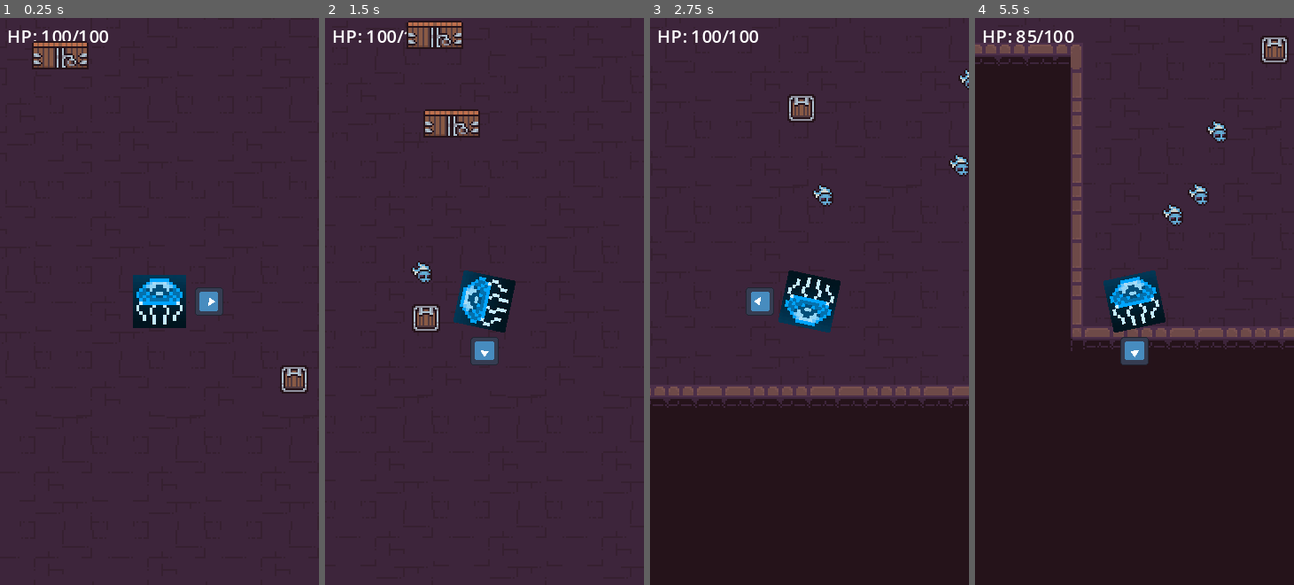
Above: before the commit, frames 1-4 (left to right).
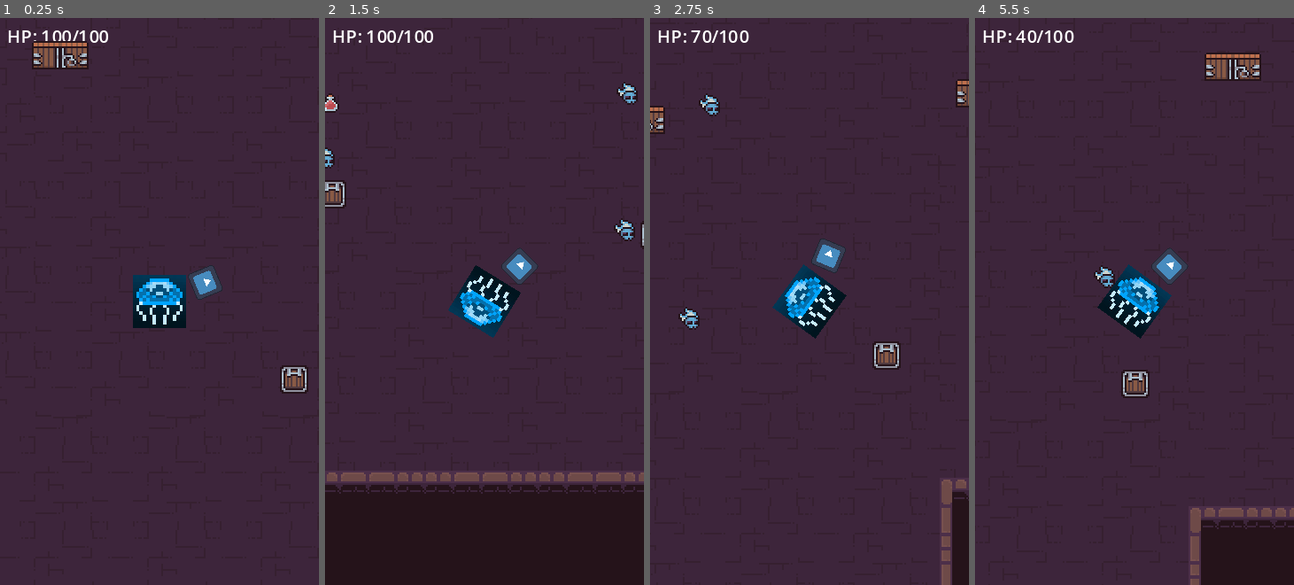
Above: after the commit, the same moments.

Repository: AndresNS/arrow-dash
Game: Godot game, scene res://scenes/game.tscn
Two runs of this game, one before a commit and one after it. Both use one fixed random seed, a clock stepped at 60 frames per second and the inputs below. The engine's default icon, where the game draws it, is replaced by a stand-in: a white triangle on a blue panel in a dark square.
Inputs:
- Up to frame 1 (0.25 s): no input
- Up to frame 2 (1.5 s): tap Enter (ui_accept) at 0.5, 0.77 s
- Up to frame 3 (2.75 s): tap Enter (ui_accept) at 1.52 s
- Up to frame 4 (5.5 s): tap Enter (ui_accept) at 3.02, 3.77, 4.52 s

The runs differ from the first frame. In frame 1, 0.5% of the frame differs, in the area x 58-70%, y 43-53%; in frame 2, 22%; in frame 3, 35%; in frame 4, 57%, in the area x 0-100%, y 2-100%.

Commit message:
Add base pickup and heal pickup

Diff:
--- a/project.godot
+++ b/project.godot
@@ -37,6 +37,7 @@
 2d_physics/layer_1="World"
 2d_physics/layer_2="Player"
 2d_physics/layer_3="Enemy"
+2d_physics/layer_4="Pickups"
 
 [rendering]
 
--- /dev/null
+++ b/scenes/base_pickup.tscn
@@ -0,0 +1,8 @@
+[gd_scene load_steps=2 format=3 uid="uid://ds8xfgcqnucem"]
+
+[ext_resource type="Script" path="res://scripts/base_pickup.gd" id="1_4hdqj"]
+
+[node name="BasePickup" type="Area2D"]
+collision_layer = 0
+collision_mask = 0
+script = ExtResource("1_4hdqj")
--- a/scenes/game.tscn
+++ b/scenes/game.tscn
@@ -6,6 +6,7 @@
 [ext_resource type="PackedScene" uid="uid://uqqocnpsdqml" path="res://scenes/static_obstacle.tscn" id="3_kvxn7"]
 [ext_resource type="PackedScene" uid="uid://c25d0qh53i3x1" path="res://scenes/animated_obstacle.tscn" id="4_lxg88"]
 [ext_resource type="PackedScene" uid="uid://b68m5pjj7hgl7" path="res://scenes/enemy.tscn" id="5_nci23"]
+[ext_resource type="PackedScene" uid="uid://6hab0tsvn3y3" path="res://scenes/heal_pickup.tscn" id="7_4avi2"]
 
 [sub_resource type="TileSetAtlasSource" id="TileSetAtlasSource_e6y4t"]
 texture = ExtResource("2_fxhwg")
@@ -536,4 +537,9 @@
 [node name="Enemy4" parent="Enemies" instance=ExtResource("5_nci23")]
 position = Vector2(-111, 131)
 
+[node name="Pickups" type="Node" parent="."]
+
+[node name="HealPickup" parent="Pickups" instance=ExtResource("7_4avi2")]
+position = Vector2(-17, 129)
+
 [connection signal="health_changed" from="Player" to="." method="_on_player_health_changed"]
--- /dev/null
+++ b/scenes/heal_pickup.tscn
@@ -0,0 +1,23 @@
+[gd_scene load_steps=4 format=3 uid="uid://6hab0tsvn3y3"]
+
+[ext_resource type="Script" path="res://scripts/heal_pickup.gd" id="1_k45wl"]
+[ext_resource type="Texture2D" uid="uid://db4s47d7v50k4" path="res://assets/sprites/Dungeon_Tileset.png" id="2_nvw4t"]
+
+[sub_resource type="CircleShape2D" id="CircleShape2D_dctpj"]
+radius = 6.08276
+
+[node name="HealPickup" type="Area2D"]
+collision_layer = 8
+collision_mask = 2
+script = ExtResource("1_k45wl")
+
+[node name="Sprite2D" type="Sprite2D" parent="."]
+texture = ExtResource("2_nvw4t")
+region_enabled = true
+region_rect = Rect2(144, 128, 16, 16)
+
+[node name="CollisionShape2D" type="CollisionShape2D" parent="."]
+position = Vector2(0, 1)
+shape = SubResource("CircleShape2D_dctpj")
+
+[connection signal="body_entered" from="." to="." method="_on_body_entered"]
--- a/scenes/player.tscn
+++ b/scenes/player.tscn
@@ -51,6 +51,7 @@
 
 [node name="Player" type="CharacterBody2D"]
 collision_layer = 2
+collision_mask = 9
 script = ExtResource("1_pi5vt")
 
 [node name="CollisionShape2D" type="CollisionShape2D" parent="."]
--- /dev/null
+++ b/scripts/base_pickup.gd
@@ -0,0 +1,3 @@
+extends Area2D
+
+class_name BasePickup
--- /dev/null
+++ b/scripts/heal_pickup.gd
@@ -0,0 +1,12 @@
+extends BasePickup
+
+class_name HealPickup
+
+var player : Player = null
+var heal_amount: int = 15
+
+func _on_body_entered(body: Node2D) -> void:
+	if(body is Player):
+		player = body
+		player.heal(heal_amount)
+		queue_free()
--- a/scripts/hurtbox.gd
+++ b/scripts/hurtbox.gd
@@ -5,8 +5,6 @@
 var player : Player = null
 
 func _on_body_entered(body: Node2D) -> void:
-	print("Take damage!")
-
 	if(body is Enemy):
 		var enemy : Enemy = body
 
--- a/scripts/player.gd
+++ b/scripts/player.gd
@@ -11,7 +11,7 @@
 @onready var arrow_animation: AnimationPlayer = $ArrowContainer/AnimationPlayer
 @onready var hurtbox_node: Area2D = $Hurtbox
 
-var arrow_speed: float = 2.0
+var arrow_speed: float = 1.5
 var max_health: int = 100
 var health: int = max_health
 var hurtbox: Hurtbox
Not shown: 1 places in scenes/game.tscn that only renumber resources
